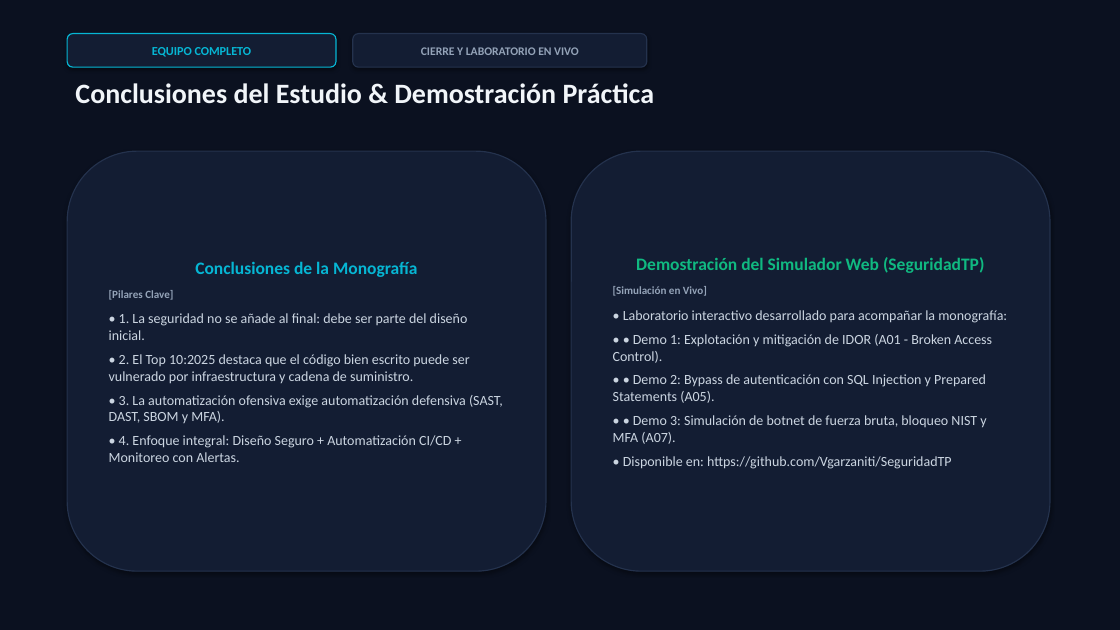
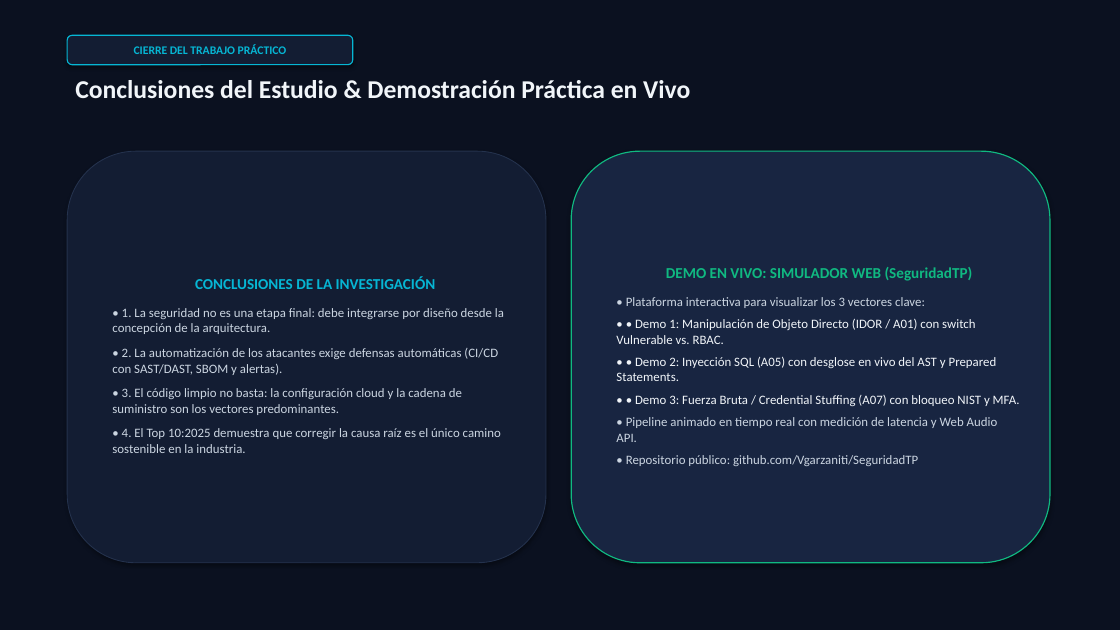
Before and after one commit to Vgarzaniti/SeguridadTP, a slide deck: slide 13 of OWASP_Top_10_2025_Presentacion.pptx. Drawn at 1120x630 pixels with LibreOffice and Linux fonts; fonts in the diff are those of the drawing. Boxes give left, top, right and bottom in pixels: in the first picture for what was removed or moved away, otherwise in the second. Text is boxed around its words. In the diff, an @@ line names an element or a change of style, - is before the commit and + after.

```diff
--- a/OWASP_Top_10_2025_Presentacion.pptx
+++ b/OWASP_Top_10_2025_Presentacion.pptx
@@ rounded rectangle "CIERRE DEL TRABAJO PRÁCTICO": place and size @@
-rounded rectangle "CIERRE DEL TRABAJO PRÁCTICO" at box(67, 34, 336, 67)
+rounded rectangle "CIERRE DEL TRABAJO PRÁCTICO" at box(67, 35, 353, 65)
@@ text in rounded rectangle at box(134, 45, 287, 54): text changed; size 10.5 to 10 pt @@
-EQUIPO COMPLETO
+CIERRE DEL TRABAJO PRÁCTICO
@@ rounded rectangle removed at box(353, 34, 647, 67) @@
-CIERRE Y LABORATORIO EN VIVO
@@ text at box(75, 80, 690, 98): text changed; size 24 to 22 pt @@
-Conclusiones del Estudio & Demostración Práctica
+Conclusiones del Estudio & Demostración Práctica en Vivo
@@ rounded rectangle "CONCLUSIONES DE LA INVESTIGACIÓN": place and size @@
-rounded rectangle "CONCLUSIONES DE LA INVESTIGACIÓN" at box(67, 151, 546, 571)
+rounded rectangle "CONCLUSIONES DE LA INVESTIGACIÓN" at box(67, 151, 546, 563)
@@ rounded rectangle "CONCLUSIONES DE LA INVESTIGACIÓN" at box(67, 151, 546, 563): outline #24324D 1 pt to #24324D 0.75 pt @@
@@ rounded rectangle "DEMO EN VIVO: SIMULADOR WEB ...": place and size @@
-rounded rectangle "DEMO EN VIVO: SIMULADOR WEB ..." at box(571, 151, 1050, 571)
+rounded rectangle "DEMO EN VIVO: SIMULADOR WEB ..." at box(571, 151, 1050, 563)
@@ rounded rectangle "DEMO EN VIVO: SIMULADOR WEB ..." at box(571, 151, 1050, 563): fill #131D33 to #182541; outline #24324D 1 pt to #10B981 1 pt @@
@@ text in rounded rectangle at box(616, 267, 1020, 466): text changed; size 12 to 11 pt; text colour #CBD5E1 to #F1F5F9 @@
-Demostración del Simulador Web (SeguridadTP)
-[Simulación en Vivo]
-• Laboratorio interactivo desarrollado para acompañar la monografía:
-• • Demo 1: Explotación y mitigación de IDOR (A01 - Broken Access Control).
-• • Demo 2: Bypass de autenticación con SQL Injection y Prepared Statements (A05).
-• • Demo 3: Simulación de botnet de fuerza bruta, bloqueo NIST y MFA (A07).
-• Disponible en: https://github.com/Vgarzaniti/SeguridadTP
+DEMO EN VIVO: SIMULADOR WEB (SeguridadTP)
+• Plataforma interactiva para visualizar los 3 vectores clave:
+• • Demo 1: Manipulación de Objeto Directo (IDOR / A01) con switch Vulnerable vs. RBAC.
+• • Demo 2: Inyección SQL (A05) con desglose en vivo del AST y Prepared Statements.
+• • Demo 3: Fuerza Bruta / Credential Stuffing (A07) con bloqueo NIST y MFA.
+• Pipeline animado en tiempo real con medición de latencia y Web Audio API.
+• Repositorio público: github.com/Vgarzaniti/SeguridadTP
@@ text in rounded rectangle at box(112, 277, 504, 453): text changed; size 12 to 11 pt @@
-Conclusiones de la Monografía
-[Pilares Clave]
-• 1. La seguridad no se añade al final: debe ser parte del diseño inicial.
-• 2. El Top 10:2025 destaca que el código bien escrito puede ser vulnerado por infraestructura y cadena de suministro.
-• 3. La automatización ofensiva exige automatización defensiva (SAST, DAST, SBOM y MFA).
-• 4. Enfoque integral: Diseño Seguro + Automatización CI/CD + Monitoreo con Alertas.
+CONCLUSIONES DE LA INVESTIGACIÓN
+• 1. La seguridad no es una etapa final: debe integrarse por diseño desde la concepción de la arquitectura.
+• 2. La automatización de los atacantes exige defensas automáticas (CI/CD con SAST/DAST, SBOM y alertas).
+• 3. El código limpio no basta: la configuración cloud y la cadena de suministro son los vectores predominantes.
+• 4. El Top 10:2025 demuestra que corregir la causa raíz es el único camino sostenible en la industria.
```
Also in this commit, not shown: 6 other slides changed, 6 slides added, 6 slides removed, 2 other files.
